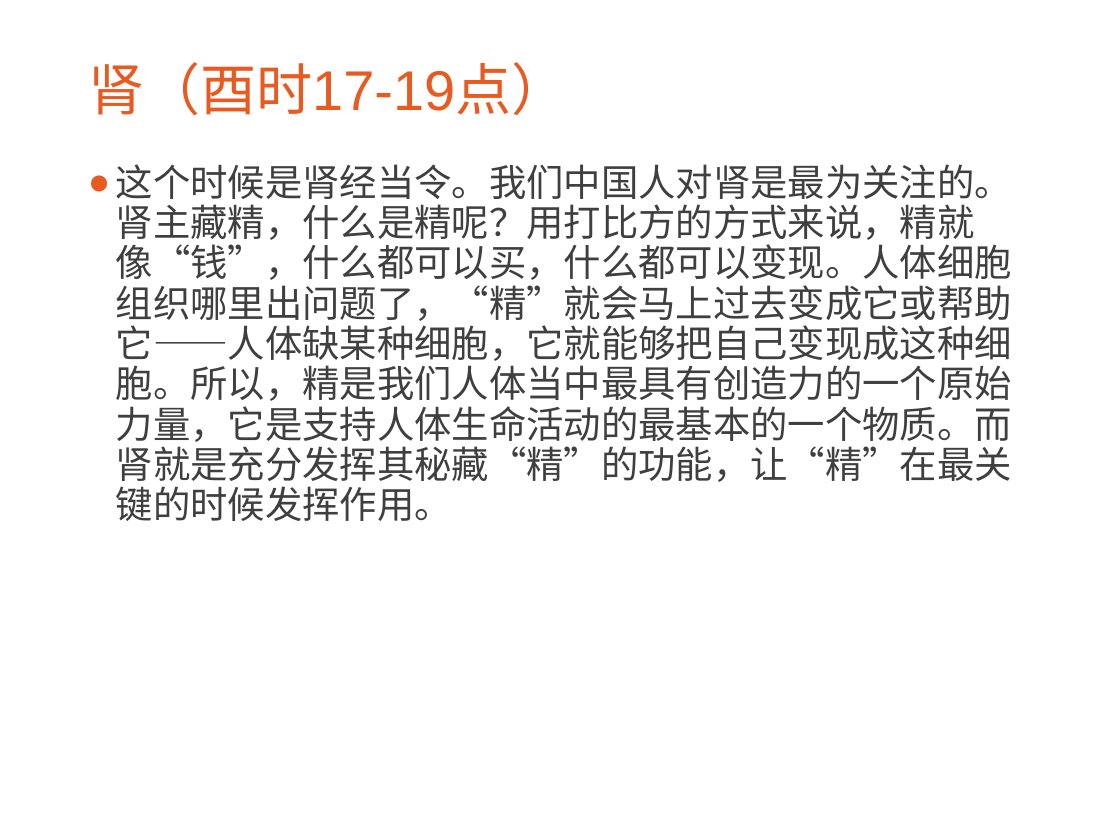
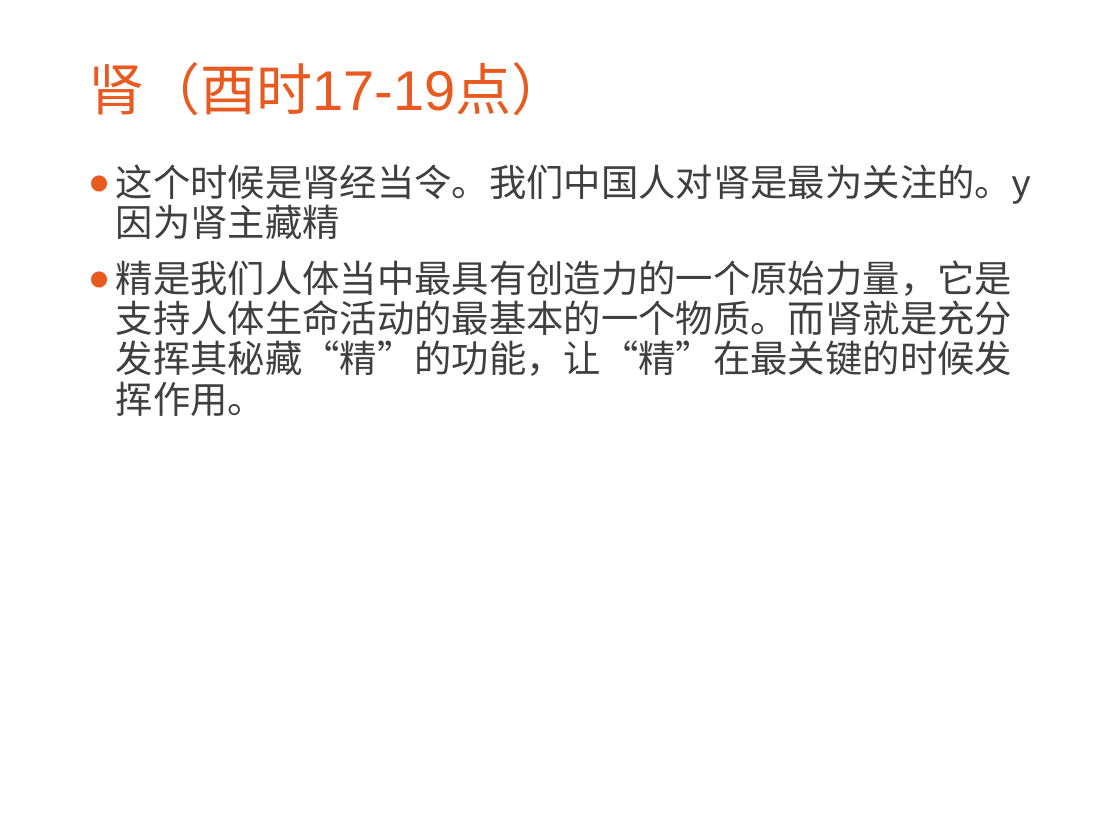
Before and after one commit to CatMan1994/file, a slide deck: slide 15 of 中医与养生分享会/中医与养生.ppt (slide 18 before the commit). Drawn at 1120x840 pixels with LibreOffice and Linux fonts; fonts in the diff are those of the drawing; background and template pictures are left out. Boxes give left, top, right and bottom in pixels: in the first picture for what was removed or moved away, otherwise in the second. Text is boxed around its words. In the diff, an @@ line names an element or a change of style, - is before the commit and + after.

```diff
--- a/中医与养生分享会/中医与养生.ppt
+++ b/中医与养生分享会/中医与养生.ppt
@@ text at bbox=[116, 164, 1031, 416]: text changed @@
-● 这个时候是肾经当令。我们中国人对肾是最为关注的。肾主藏精，什么是精呢？用打比方的方式来说，精就像“钱”，什么都可以买，什么都可以变现。人体细胞组织哪里出问题了，“精”就会马上过去变成它或帮助它——人体缺某种细胞，它就能够把自己变现成这种细胞。所以，精是我们人体当中最具有创造力的一个原始力量，它是支持人体生命活动的最基本的一个物质。而肾就是充分发挥其秘藏“精”的功能，让“精”在最关键的时候发挥作用。
+● 这个时候是肾经当令。我们中国人对肾是最为关注的。y因为肾主藏精
+● 精是我们人体当中最具有创造力的一个原始力量，它是支持人体生命活动的最基本的一个物质。而肾就是充分发挥其秘藏“精”的功能，让“精”在最关键的时候发挥作用。
```
Also in this commit, not shown: 5 other slides changed, 1 slide added, 3 slides removed, 1 other file.
